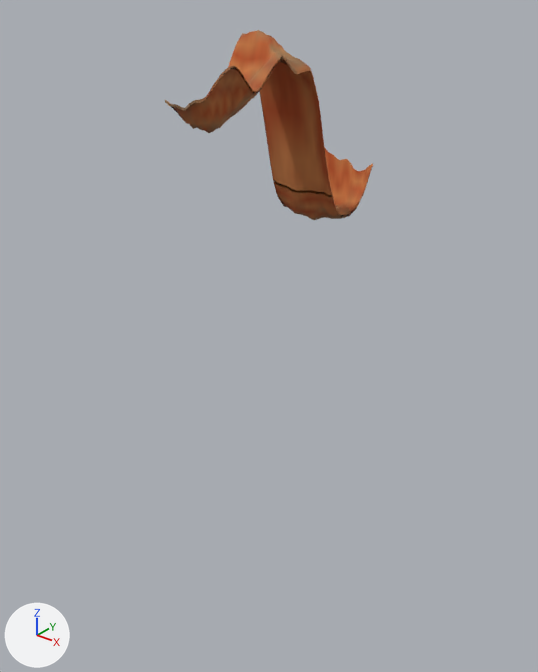
One commit to the glTF model public/desert-canyon/vista/terrain-051.glb: the scene before it, then after it.
Camera for both pictures: a camera (50 mm lens) standing at (762.0, -981.0, 405.0) and looking at (-20.0, -4.0, -201.0). The axes (+X, +Y, +Z) are drawn at lower left. The lights are the same throughout. The first picture is the older version. Vertices at exactly the same position are counted once.

Objects in the first picture: 'terrain-051'.
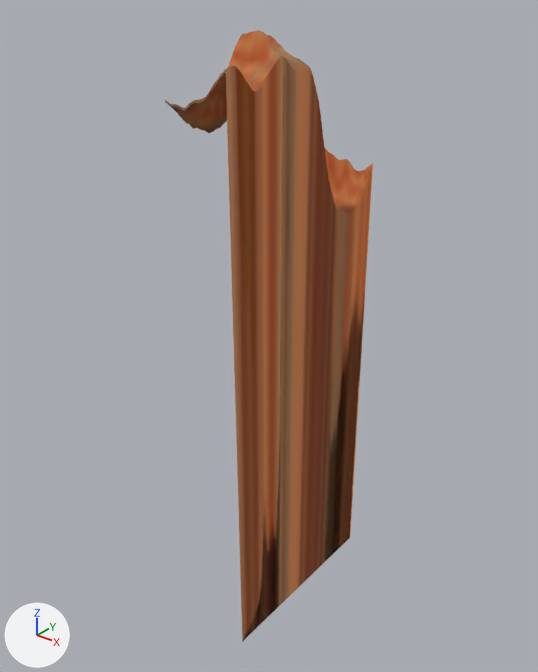
The newer file is also turned or shifted as a whole; pictures and numbers use the older file's frame.

Boxes [x1, y1, x2, y2] around the edits, measured in the pictures (538 x 672 px; the box of a moved part takes in the faces that stretch with it):
```json
{"object": "terrain-051", "change": "reshaped", "before": [165, 30, 373, 220], "after": [165, 30, 373, 642], "on screen": "221% taller"}
{"part": 1, "of": "me_mesh_0", "change": "moved or reshaped", "before": [226, 56, 373, 217], "after": [226, 56, 373, 642]}
```

The change, as JSON lines over the scene's bpy script:
```json
{"block": "me_mesh_0", "where": "# used by ob_terrain_051; location = (0.0, 0.0, 0.0)"}
{"op": "remove", "block": "me_mesh_0", "code": "me_mesh_0.from_pydata(...)  # 991 vertices, 1920 faces; spans x -64.0..64.0, y -192.0..192.0, z 0.0..328.0"}
{"op": "add", "block": "me_mesh_0", "code": "me_mesh_0.from_pydata(...)  # 991 vertices, 1920 faces; spans x -64.0..64.0, y -192.0..192.0, z -767.0..328.0"}
{"block": "me_mesh_0", "change": "me_mesh_0 part 1: 49 of the vertices in x 64.0, y -192.0..192.0, z 16.0..296.0 are scaled about their middle by (1, 1, 0), then moved by (0.0, 0.0, -923.0)"}
```
